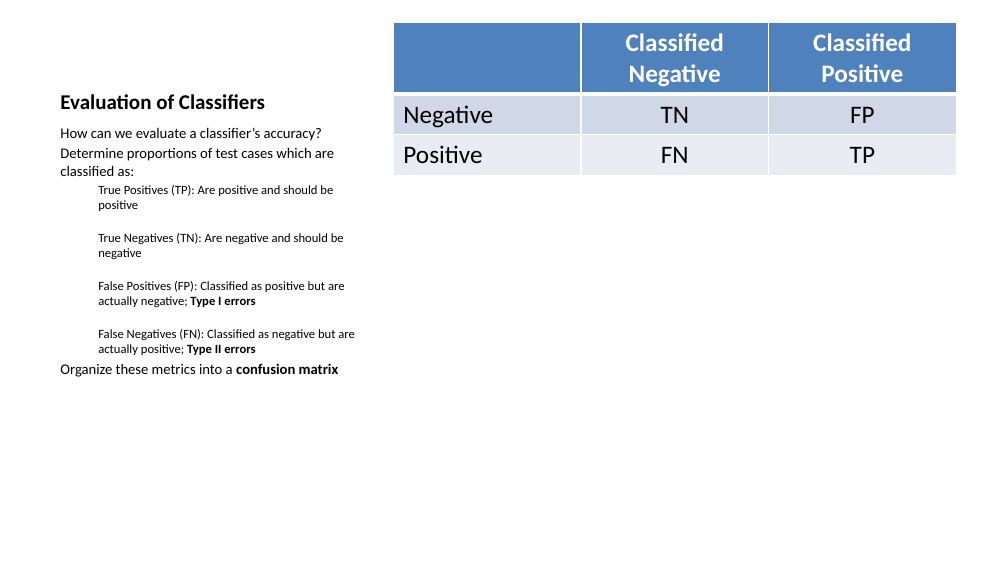
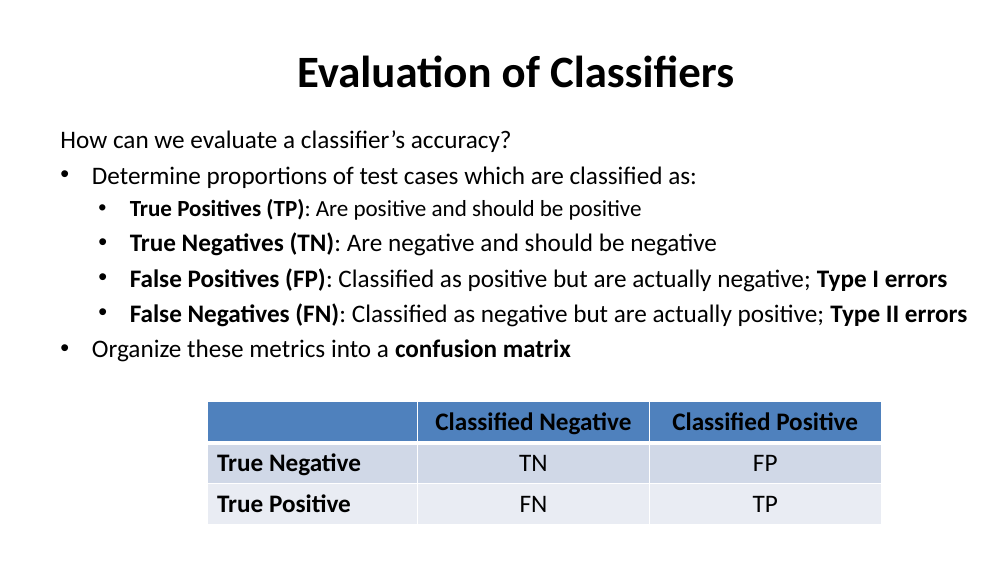
Before and after one commit to StephenElston/CSCI-E-83, a slide deck: slide 32 of LectureSlides/09_GeneralizingTheLinearModel.pptx (slide 26 before the commit). Drawn at 1008x567 pixels with LibreOffice and Linux fonts; fonts in the diff are those of the drawing. Boxes give left, top, right and bottom in pixels: in the first picture for what was removed or moved away, otherwise in the second. Text is boxed around its words. In the diff, an @@ line names an element or a change of style, - is before the commit and + after.

```diff
--- a/LectureSlides/09_GeneralizingTheLinearModel.pptx
+++ b/LectureSlides/09_GeneralizingTheLinearModel.pptx
@@ title "Evaluation of Classifiers" at (x1=297, y1=55, x2=734, y2=88): size 15 to 32 pt; alignment left to centre @@
@@ text "How can we evaluate a ..." at (x1=60, y1=130, x2=967, y2=362): size 10.5 to 18 pt in "How can we evaluate a classifier’s accuracy?", "Determine proportions of test cases which are ...", "Organize these metrics into a confusion matrix"; size 9 to 16.5 pt in "True Positives (TP): Are positive and should ..."; bold on in "True Positives (TP):", "True Negatives (TN):", "False Positives (FP):", "False Negatives (FN):"; size 9 to 18 pt in "True Negatives (TN): Are negative and should ...", "False Positives (FP): Classified as positive but ...", "False Negatives (FN): Classified as negative but ..."; more space between paragraphs; bullet none to • @@
@@ table at (x1=207, y1=402, x2=881, y2=523) @@
-row 2, column 1: Negative
+row 2, column 1: True Negative
-row 3, column 1: Positive
+row 3, column 1: True Positive
@@ text colour #FFFFFF to #000000 in "Classified Negative", "Classified Positive" @@
@@ table resized from (x1=393, y1=22, x2=956, y2=167) to (x1=207, y1=402, x2=881, y2=523) @@
```
Also in this commit, not shown: 6 other slides changed, 17 slides added, 15 slides removed.
